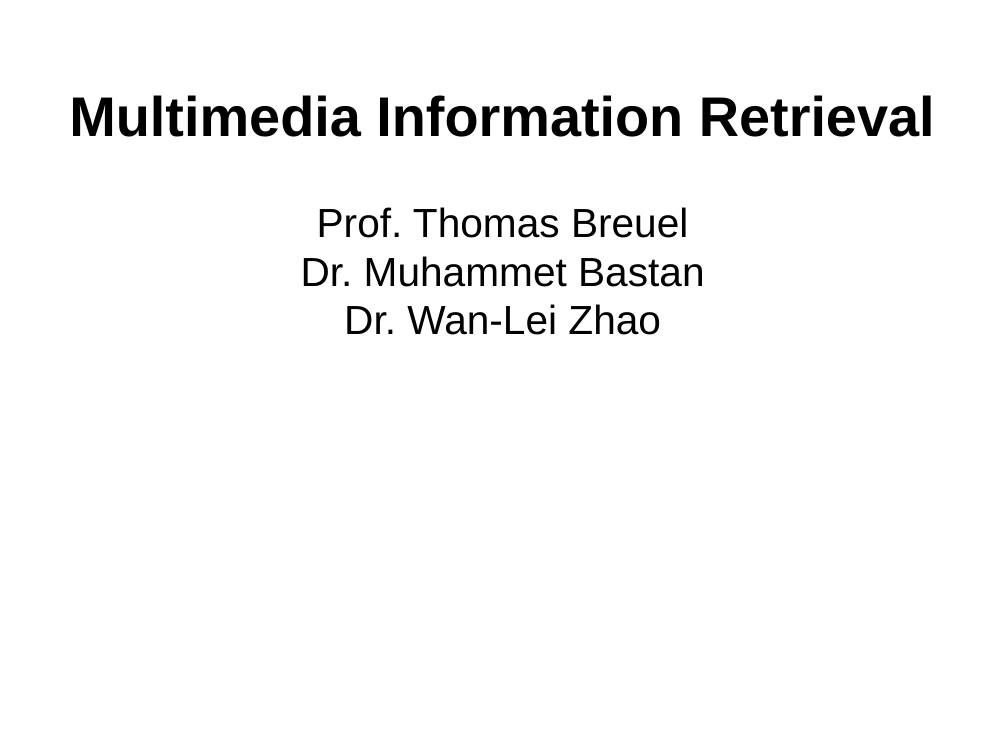
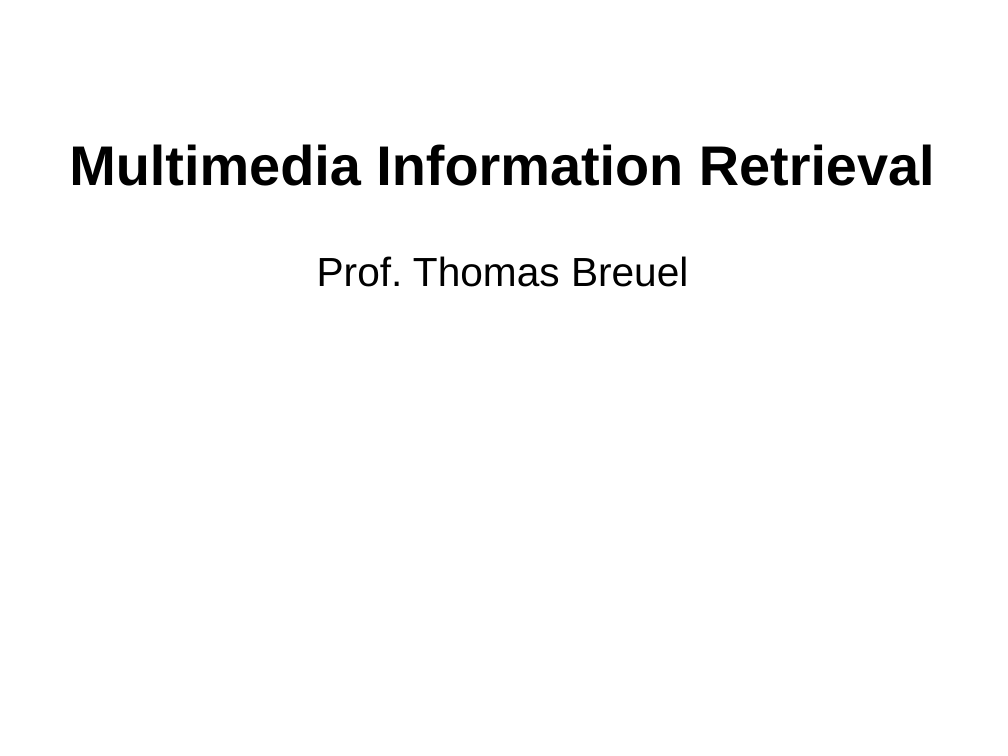
Before and after one commit to tmbdev-teaching/teaching-mmir, a slide deck: slide 1 of 01-intro.odp. Drawn at 1008x756 pixels with LibreOffice and Linux fonts; fonts in the diff are those of the drawing. Boxes give left, top, right and bottom in pixels: in the first picture for what was removed or moved away, otherwise in the second. Text is boxed around its words. In the diff, an @@ line names an element or a change of style, - is before the commit and + after.

```diff
--- a/01-intro.odp
+++ b/01-intro.odp
@@ subtitle at (301,256,704,335): paragraphs removed @@
-Dr. Muhammet Bastan
-Dr. Wan-Lei Zhao
```
Also in this commit, not shown: 2 other slides changed, 3 other files.
